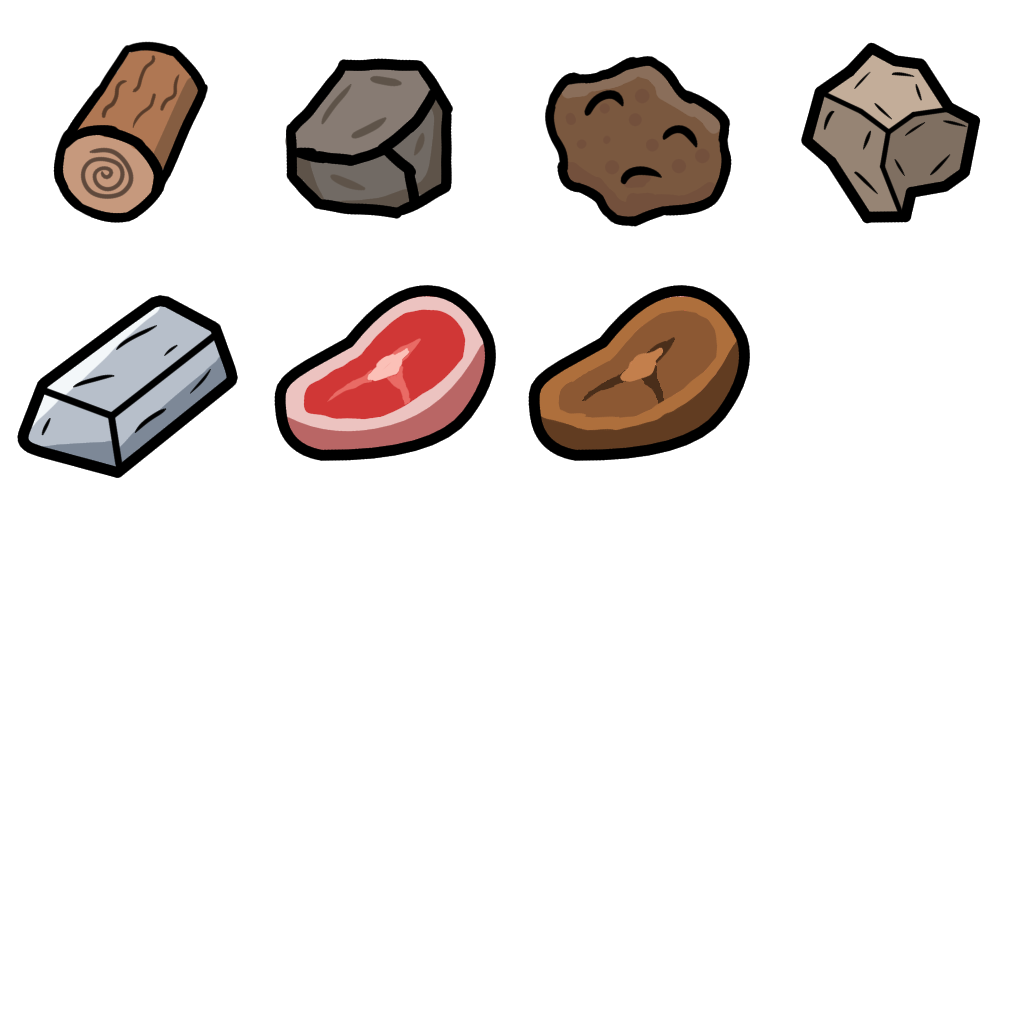
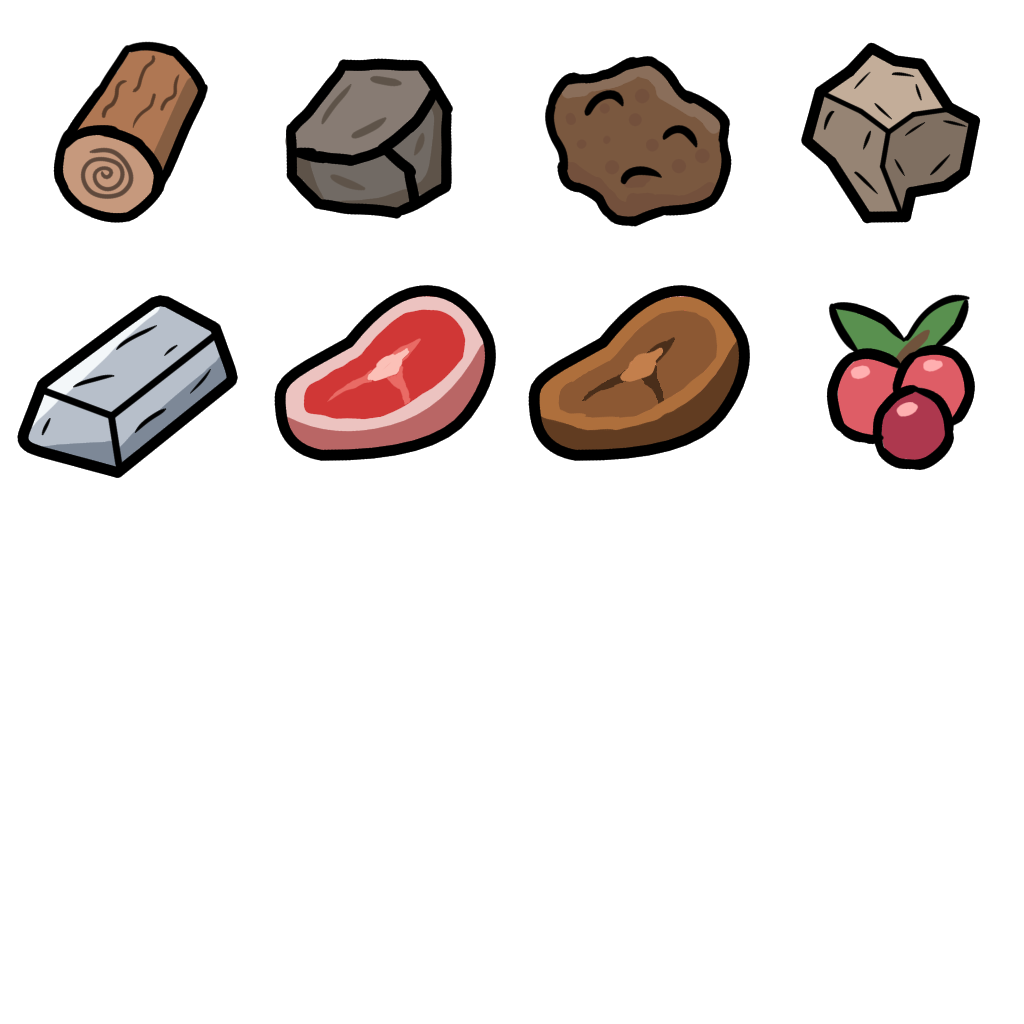
The second w=1024, h=1024 image is a revision of the first. Changes to its layers:
added group "Berry" with 3 layers above "Ingot Iron" over [826, 294, 975, 471]
added layer "Outline" (1st of 8, in "Berry") in group "Berry" over [826, 294, 975, 471]
added layer "Shading" (1st of 7, in "Berry") in group "Berry" over [832, 320, 960, 448]
added layer "Color" (1st of 8, in "Berry") in group "Berry" over [832, 294, 975, 471]
